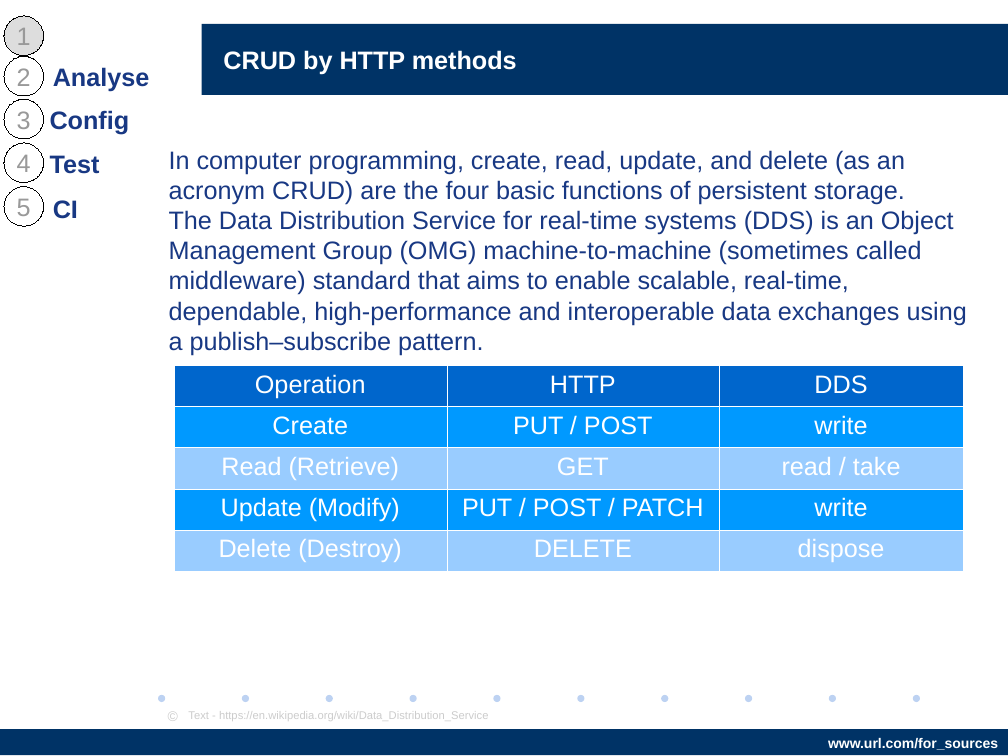
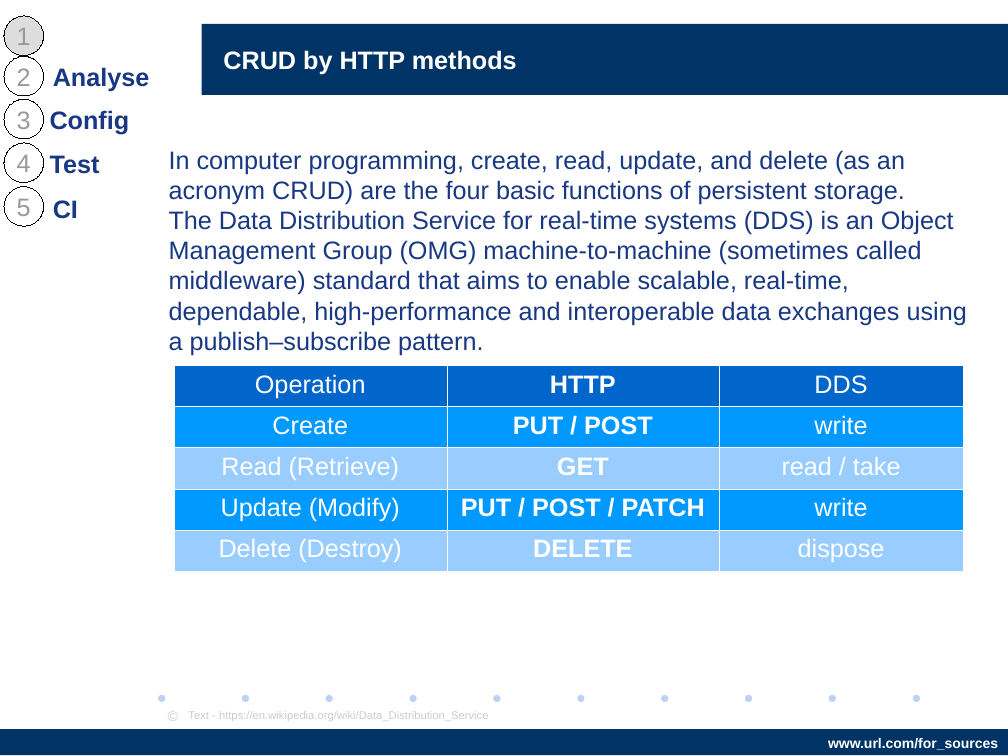
Before and after one commit to AndriiStepura/letslearnapitesting, a slide deck: slide 7 of StartTestingApiWithPostman.odp. Drawn at 1008x756 pixels with LibreOffice and Linux fonts; fonts in the diff are those of the drawing; background and template pictures are left out. Boxes give left, top, right and bottom in pixels: in the first picture for what was removed or moved away, otherwise in the second. Text is boxed around its words. In the diff, an @@ line names an element or a change of style, - is before the commit and + after.

```diff
--- a/StartTestingApiWithPostman.odp
+++ b/StartTestingApiWithPostman.odp
@@ table at [174, 365, 963, 571] @@
@@ bold on in "HTTP", "PUT / POST", "GET", "PUT / POST / PATCH" and 1 more places @@
```
Also in this commit, not shown: 8 other slides changed, 9 slides added, 7 other files.
